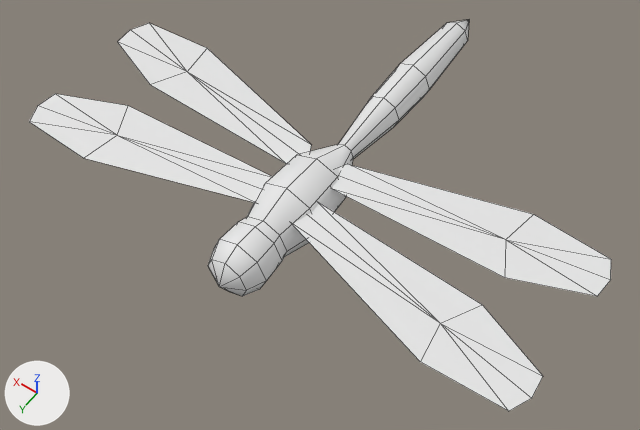
The Blender file Core/Art/Dragonfly.blend as it was, and as the next commit left it.
Camera for both pictures: a 50 mm lens placed at (-6.33, 8.4, 12.81), pointed at (-0.07, -0.36, -0.95). Arrows for +X, +Y and +Z are at lower left; the lights stay in place. Mesh edges are drawn as thin lines.

In view in the first picture: 'Body', 'WingR1', 'WingR1.001', 'WingR2', 'WingR2.001'.
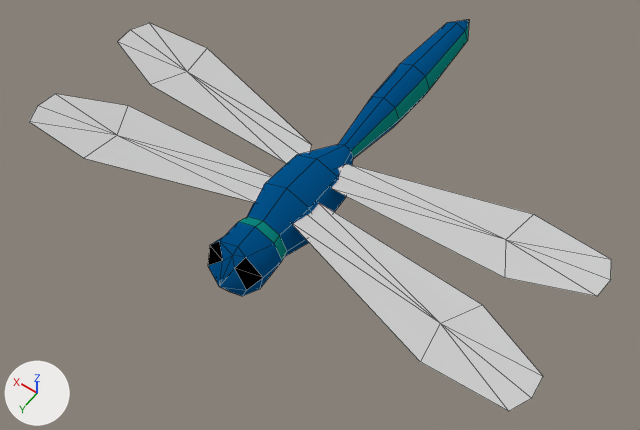
Commit message: Finished Dragonfly.

The change, as a list of edits to the scene's bpy script:
```text
Add img_colorsheet_png:
    img_colorsheet_png = load_image('ColorSheet.png', 'Textures/ColorSheet.png', 64, 64, 'sRGB')
Add mat_basematerial:
    mat_basematerial = diffuse_material('BaseMaterial')
    mat_basematerial.texture = img_colorsheet_png
    mat_basematerial.roughness = 0.5
Change me_cylinder:
    used by ob_body; location = (0.0, 0.0, 0.0)
    remove me_cylinder.from_pydata(...)  # 82 vertices, 88 faces; spans x -0.71..0.71, y -6.13..2.53, z -0.71..0.71
    add me_cylinder.from_pydata(...)  # 82 vertices, 92 faces; spans x -0.71..0.71, y -6.13..2.53, z -0.71..0.71
    me_cylinder part 1
    4 faces are deleted
    8 vertices move from x -0.59..0.59, y 1.96..2.31, z 0.0..0.59 to x -0.59..0.59, y 1.96..2.23, z 0.2..0.6
    8 new faces join them
    me_cylinder part 2: 84 faces spanning x -0.71..0.71, y -6.13..2.53, z -0.71..0.71 switch from no material to mat_basematerial (picture img_colorsheet_png)
Change me_circle:
    where me_circle.from_pydata(...)  # 9 vertices, 8 faces; spans x -0.76..0.76, y -0.42..4.89, z 0.0
    used by ob_wingr1; parent = ob_wings_r; location = (0.574, 0.648, 0.418); rotation_euler = (0.0, 0.0, -1.391), in degrees (0, 0, -80)
    me_circle part 3: texture (UV) coordinates of 8 of 8 faces, centred in x -0.39..0.39, y 0.82..4.23, z 0.0, changed; they spanned u 0.01..0.99, v 0.0..1.0 and now span u 0.32..0.32, v 0.7..0.7
    add me_circle.materials.append(mat_basematerial)  # picture img_colorsheet_png
Change me_circle_001:
    where me_circle_001.from_pydata(...)  # 9 vertices, 8 faces; spans x -0.76..0.76, y -0.42..4.89, z 0.0
    used by ob_wingr2; parent = ob_wings_r; location = (0.628, -0.452, 0.418); rotation_euler = (0.0, 0.0, -1.723), in degrees (0, 0, -99)
    me_circle_001 part 4: texture (UV) coordinates of 8 of 8 faces, centred in x -0.39..0.39, y 0.82..4.23, z 0.0, changed; they spanned u 0.01..0.99, v 0.0..1.0 and now span u 0.32..0.32, v 0.7..0.7
    add me_circle_001.materials.append(mat_basematerial)  # picture img_colorsheet_png
Change me_circle_002:
    where me_circle_002.from_pydata(...)  # 9 vertices, 8 faces; spans x -0.76..0.76, y -4.89..0.42, z 0.0
    used by ob_wingr1_001; parent = ob_wings_l; location = (-0.574, 0.648, 0.418); rotation_euler = (0.0, -3.142, -1.75), in degrees (0, -180, -100)
    me_circle_002 part 5: texture (UV) coordinates of 8 of 8 faces, centred in x -0.39..0.39, y -4.23..-0.82, z 0.0, changed; they spanned u 0.01..0.99, v 0.0..1.0 and now span u 0.32..0.32, v 0.7..0.7
    add me_circle_002.materials.append(mat_basematerial)  # picture img_colorsheet_png
Change me_circle_003:
    where me_circle_003.from_pydata(...)  # 9 vertices, 8 faces; spans x -0.76..0.76, y -4.89..0.42, z 0.0
    used by ob_wingr2_001; parent = ob_wings_l; location = (-0.628, -0.452, 0.418); rotation_euler = (0.0, -3.142, -1.419), in degrees (0, -180, -81)
    me_circle_003 part 6: texture (UV) coordinates of 8 of 8 faces, centred in x -0.39..0.39, y -4.23..-0.82, z 0.0, changed; they spanned u 0.01..0.99, v 0.0..1.0 and now span u 0.32..0.32, v 0.7..0.7
    add me_circle_003.materials.append(mat_basematerial)  # picture img_colorsheet_png
```

Changed parts and their boxes (x1, y1, x2, y2) in the pictures (640 x 430 px):
'WingR1.001', recoloured, surface changed (white to grey): (293, 203, 543, 411) in both
'WingR2.001', recoloured, surface changed (white to grey): (331, 164, 611, 296) in both
'WingR1', recoloured, surface changed (white to grey): (29, 94, 272, 203) in both
'WingR2', recoloured, surface changed (white to grey): (118, 23, 311, 164) in both
part 1 of me_cylinder, built on: (208, 222, 282, 296) in both
part 2 of me_cylinder, recoloured (white to blue): (212, 20, 469, 296) in both
